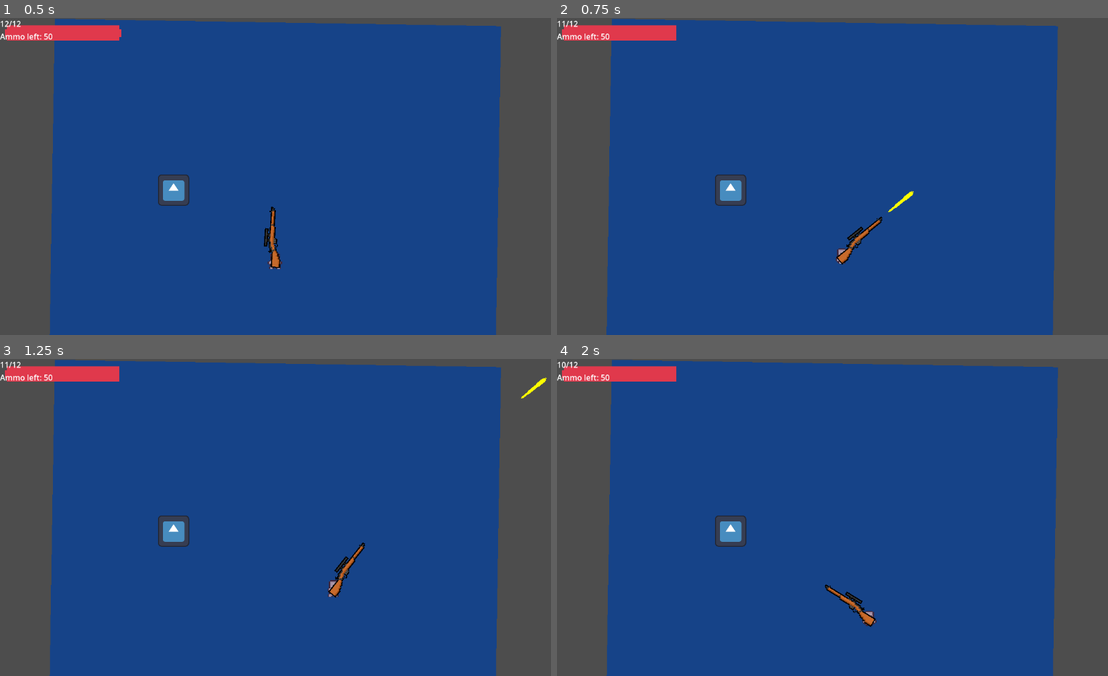
Above: before the commit, frames 1-4 (two rows, left to right).
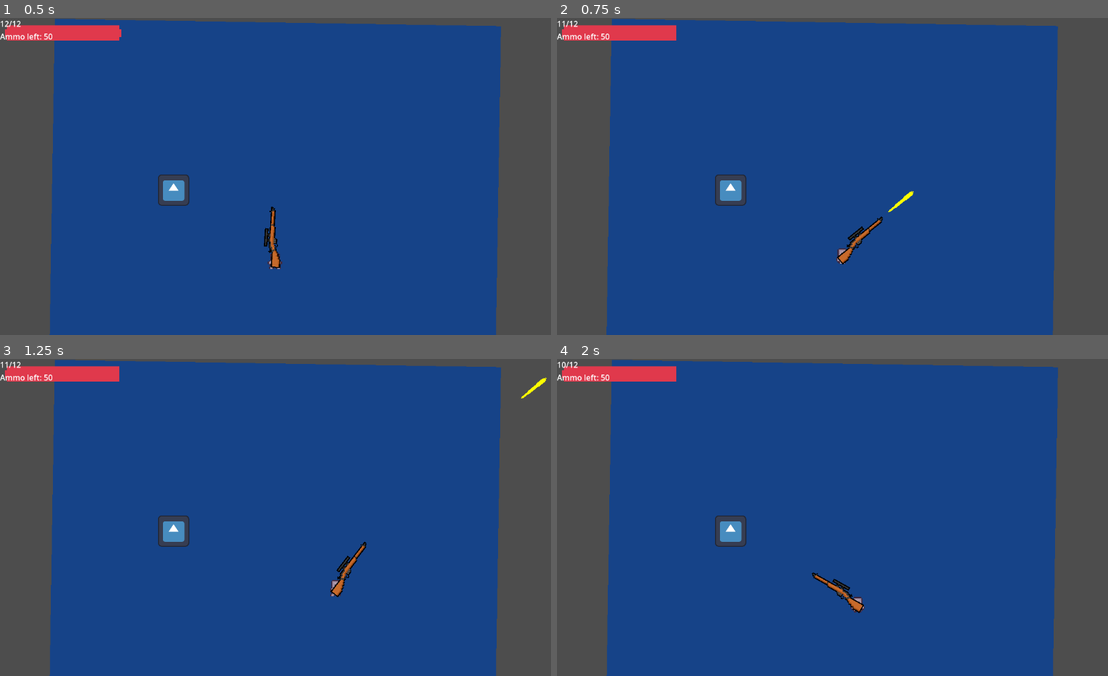
Above: after the commit, the same moments.

Repository: MettallicOnyx/Boss-Rush-Jam-Project
Game: Godot game, scene res://scenes/boss_rush_jam.tscn
Two runs of this game, one before a commit and one after it. Both use one fixed random seed, a clock stepped at 60 frames per second and the inputs below. The engine's default icon, where the game draws it, is replaced by a stand-in: a white triangle on a blue panel in a dark square.
Inputs (mouse positions are in pixels of both pictures, inside the frame that each line leads up to):
- Up to frame 1 (0.5 s): no input
- Up to frame 2 (0.75 s): tap Enter (ui_accept) at 0.5 s; move the mouse to (964, 160) at 0.52 s; hold D (right) from 0.53 s (still down); tap E (ability) at 0.6 s; click (964, 160) at 0.67 s
- Up to frame 3 (1.25 s): keep holding D (right); tap Enter (ui_accept) at 0.77 s
- Up to frame 4 (2 s): move the mouse to (727, 533) at 1.27 s; release D (right) at 1.28 s; hold S (down) from 1.28 s (still down); click (727, 533) at 1.35 s; tap Enter (ui_accept) at 1.52 s

Frame 1 is identical in both runs. In frame 2, 0.2% of the frame differs, in the area x 50-60%, y 62-78%; in frame 3, 0.3%; in frame 4, 0.5%, in the area x 46-59%, y 67-85%.

Commit message:
fix: normalise movement vector

Diff:
--- a/scripts/player/player.gd
+++ b/scripts/player/player.gd
@@ -20,7 +20,7 @@
 func _physics_process(_delta: float) -> void:
 	var direction_x = Input.get_axis("left", "right")
 	var direction_y = Input.get_axis("up", "down")
-	var direction = Vector2(direction_x, direction_y)
+	var direction = Vector2(direction_x, direction_y).normalized()
 
 	if Input.is_action_pressed("left") && !direction_y:
 		handle_animation("left", true, "side_walk")
@@ -40,8 +40,10 @@
 	if Input.is_action_just_released("down"):
 		animation_player.play("idle")
 
-	velocity.x = move_toward(velocity.x, speed * direction.x, accel)
-	velocity.y = move_toward(velocity.y, speed * direction.y, accel)
+	#velocity.x = move_toward(velocity.x, speed * direction.x, accel)
+	#velocity.y = move_toward(velocity.y, speed * direction.y, accel)
+
+	velocity = velocity.move_toward(direction * speed, accel)
 
 	move_and_slide()
 
